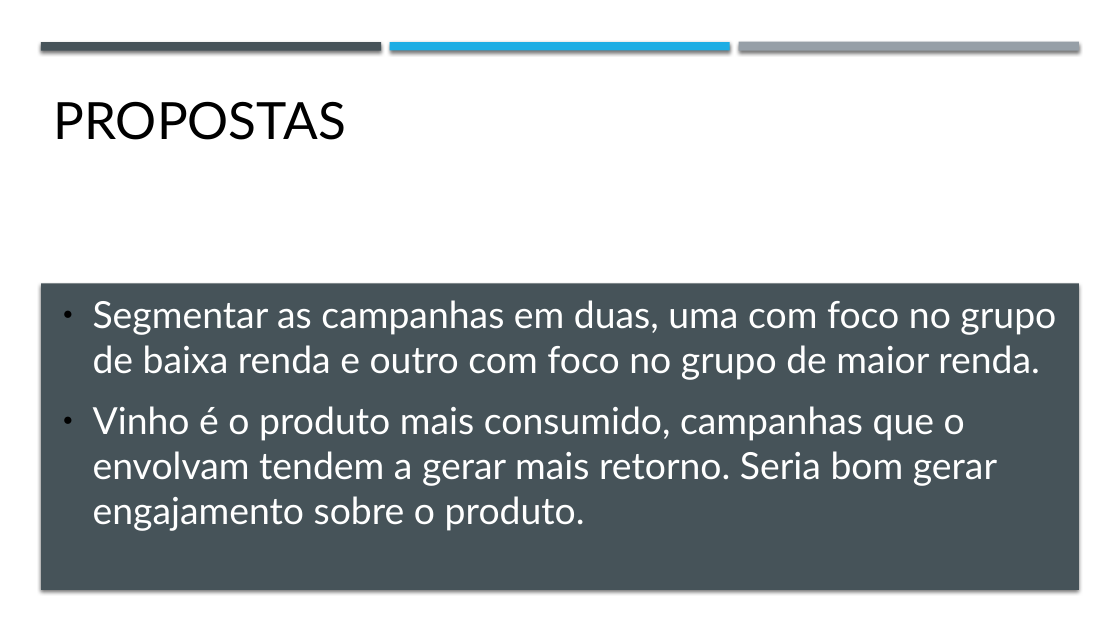
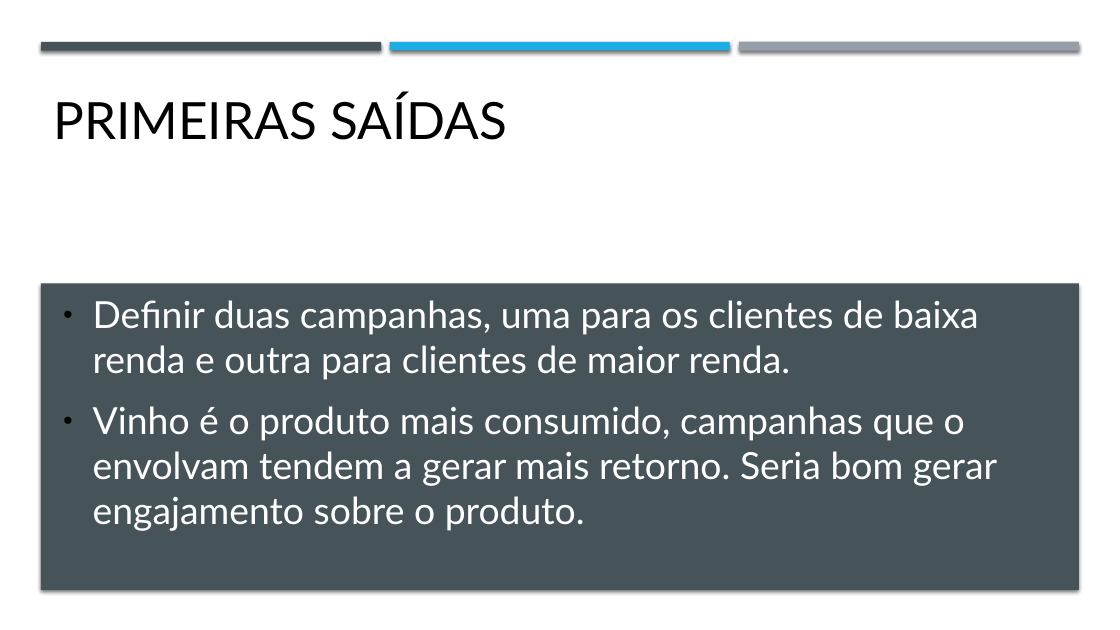
Before and after one commit to BrunoSantosPK/case-client-behavior, a slide deck: slide 7 of data/analise.pptx. Drawn at 1120x630 pixels with LibreOffice and Linux fonts; fonts in the diff are those of the drawing. Boxes give left, top, right and bottom in pixels: in the first picture for what was removed or moved away, otherwise in the second. Text is boxed around its words. In the diff, an @@ line names an element or a change of style, - is before the commit and + after.

```diff
--- a/data/analise.pptx
+++ b/data/analise.pptx
@@ text at (53,95,507,140): text changed @@
-PROPOSTAS
+PRIMEIRAS SAÍDAS
@@ text at (93,300,979,380): text changed @@
-● Segmentar as campanhas em duas, uma com foco no grupo de baixa renda e outro com foco no grupo de maior renda.
+● Definir duas campanhas, uma para os clientes de baixa renda e outra para clientes de maior renda.
```
Also in this commit, not shown: 3 other slides changed, 2 slides added, 4 other files.
